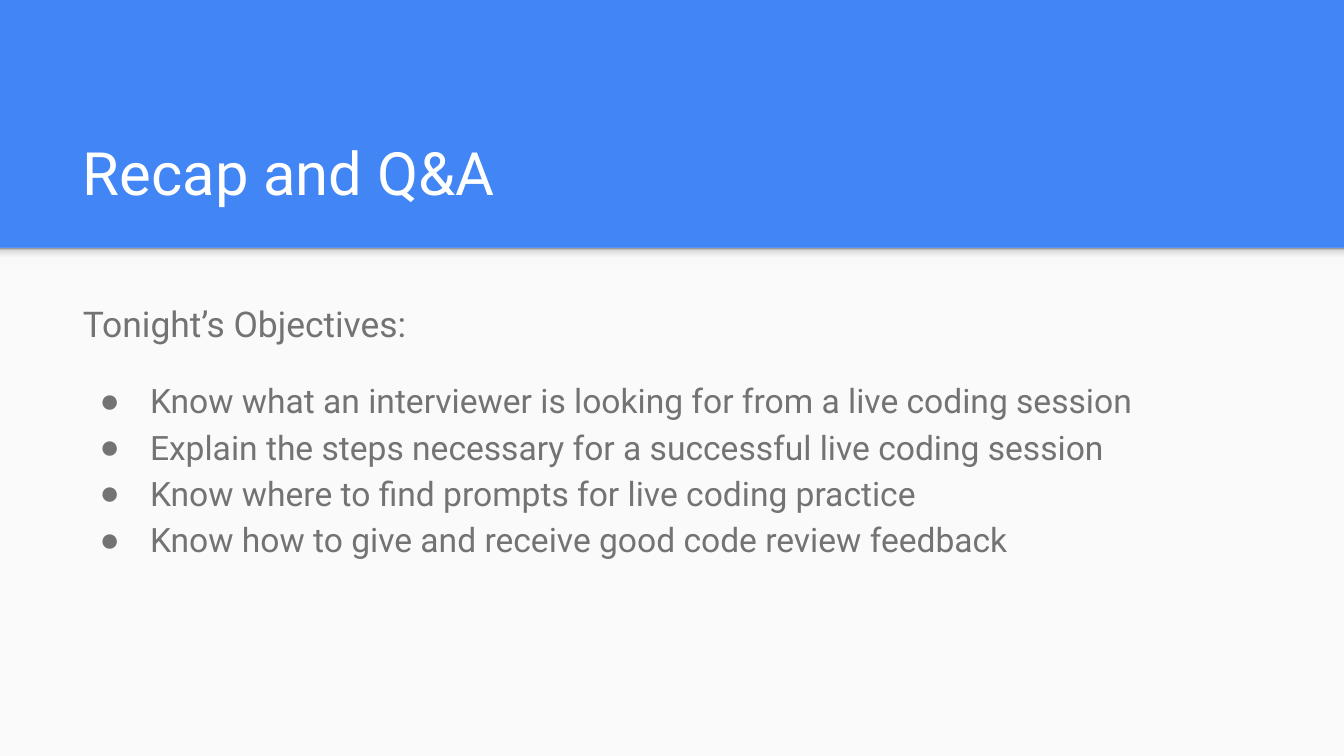
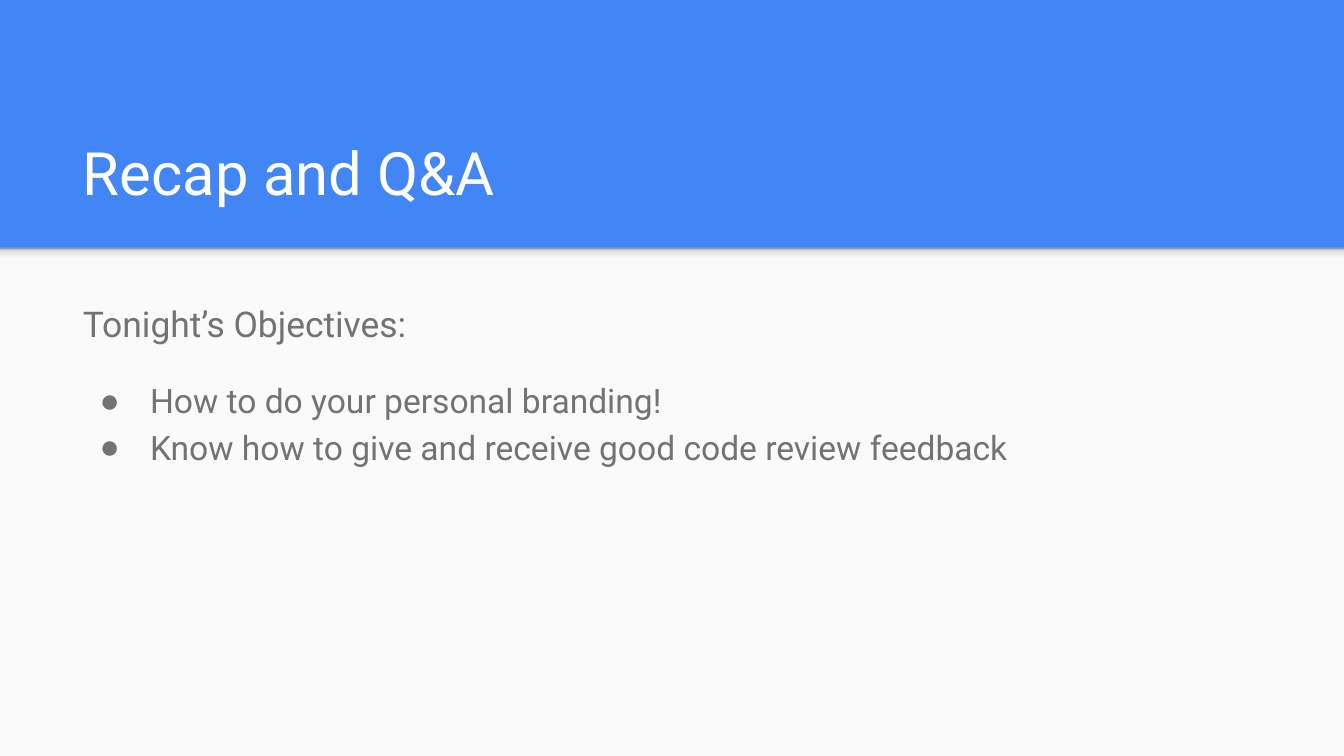
Before and after one commit to icon5585/liftoff-presentations, a slide deck: slide 16 of Class 4 Slides.pptx. Drawn at 1344x756 pixels with LibreOffice and Linux fonts; fonts in the diff are those of the drawing. Boxes give left, top, right and bottom in pixels: in the first picture for what was removed or moved away, otherwise in the second. Text is boxed around its words. In the diff, an @@ line names an element or a change of style, - is before the commit and + after.

```diff
--- a/Class 4 Slides.pptx
+++ b/Class 4 Slides.pptx
@@ text at (x1=150, y1=388, x2=662, y2=420): text changed @@
-● Know what an interviewer is looking for from a live coding session
-● Explain the steps necessary for a successful live coding session
-● Know where to find prompts for live coding practice
+● How to do your personal branding!
```
Also in this commit, not shown: 1 other slide changed, 1 other file.
